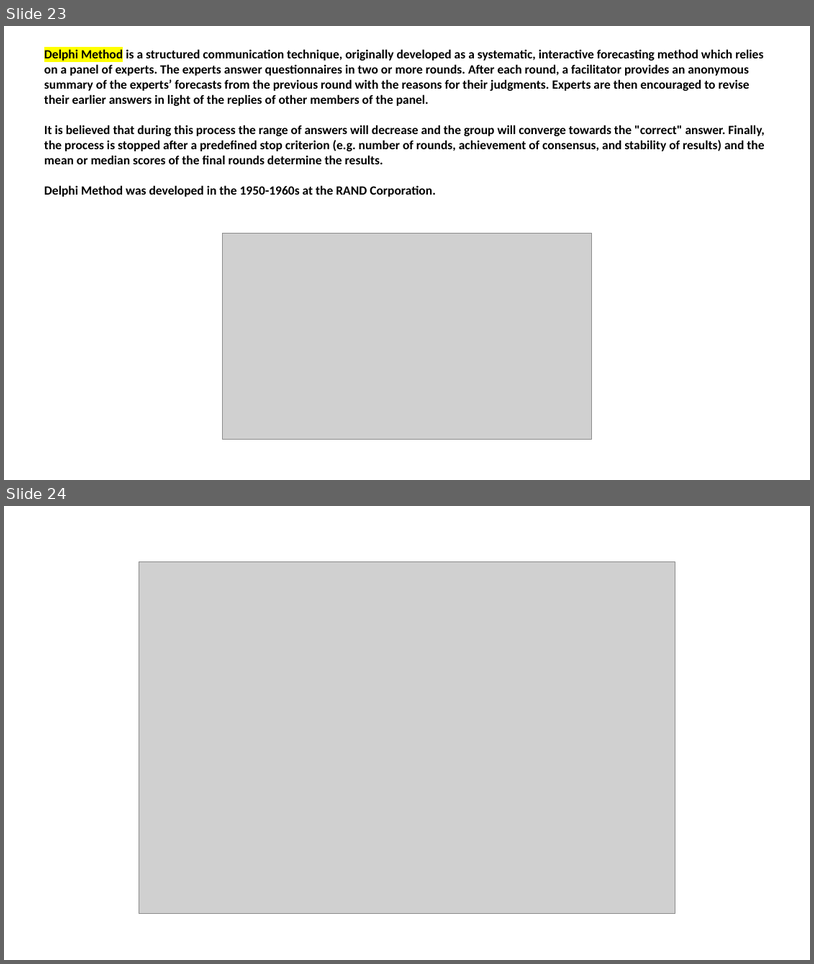
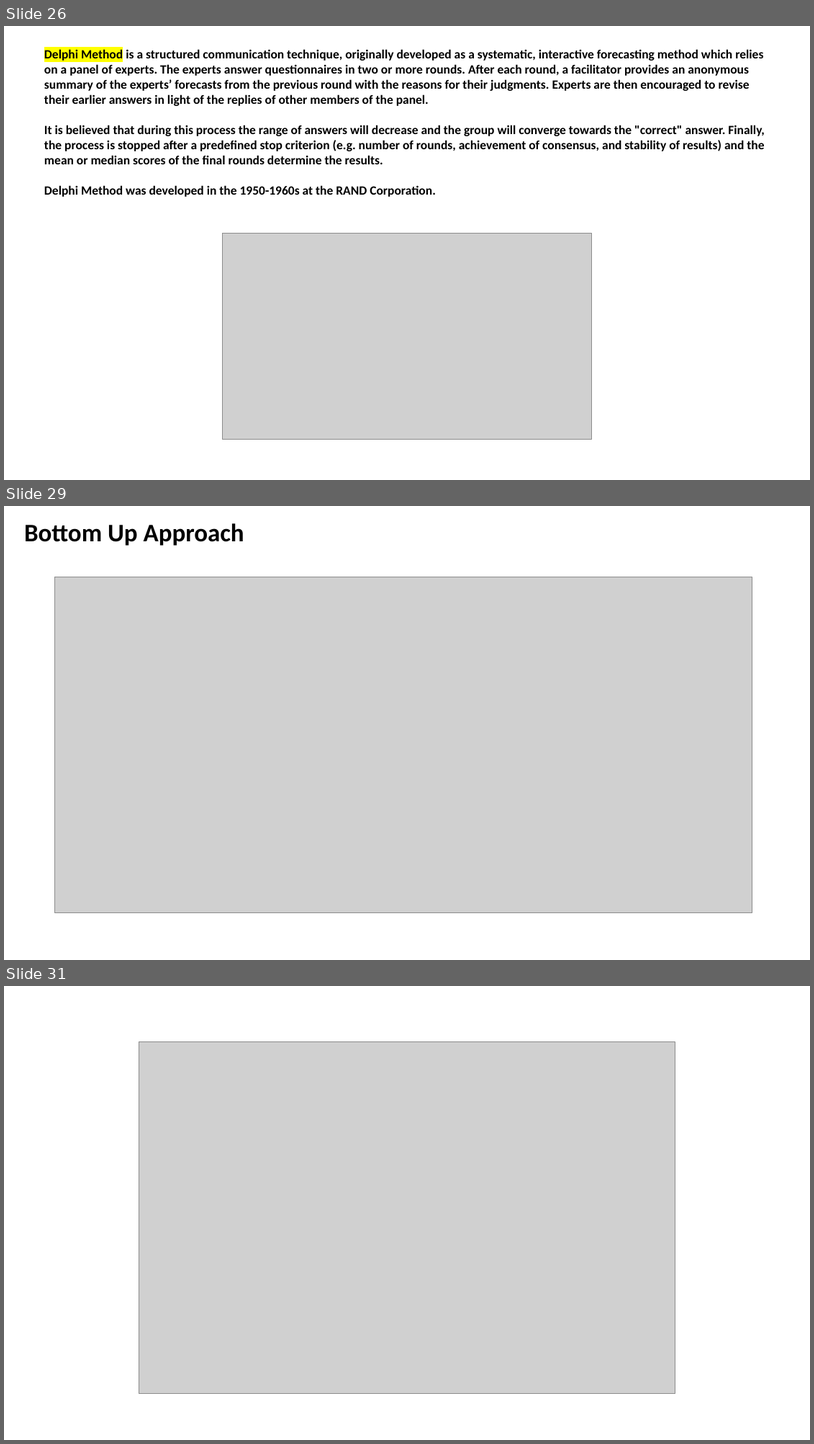
Before and after one commit to Syed007Hassan/Fast-Material-CS-SE, a slide deck: 7TH SEMESTER/Fundamentals Of Software & Project Management - Iqra Fahad/Lectures/FSPM_W5.pptx. Shown one above the other, each under a label of ours: slides 23 and 24 before the commit, slides 26, 29 and 31 after it; the slides between them are not shown. The pictures are 814x964 and 814x1444 pixels, drawn with LibreOffice and Linux fonts; fonts in the diff are those of the drawing; grey boxes stand for pictures. Boxes give left, top, right and bottom in pixels: in the first picture for what was removed or moved away, otherwise in the second. Text is boxed around its words. In the diff, an @@ line names an element or a change of style, - is before the commit and + after.

```diff
--- a/7TH SEMESTER/Fundamentals Of Software & Project Management - Iqra Fahad/Lectures/FSPM_W5.pptx
+++ b/7TH SEMESTER/Fundamentals Of Software & Project Management - Iqra Fahad/Lectures/FSPM_W5.pptx
@@ slide 29 added at <box>4,506,810,960</box>, background #FFFFFF @@
@@ title added at <box>24,523,244,546</box>, 30 pt, text #000000, bold @@
+Bottom Up Approach
@@ picture added at <box>54,577,752,913</box> @@
@@ what was slide 23 is now slide 26 @@
@@ what was slide 24 is now slide 31 @@
```
Also in this commit, not shown: 1 slide changed, 10 other slides added, 2 slides removed, 45 other files.
